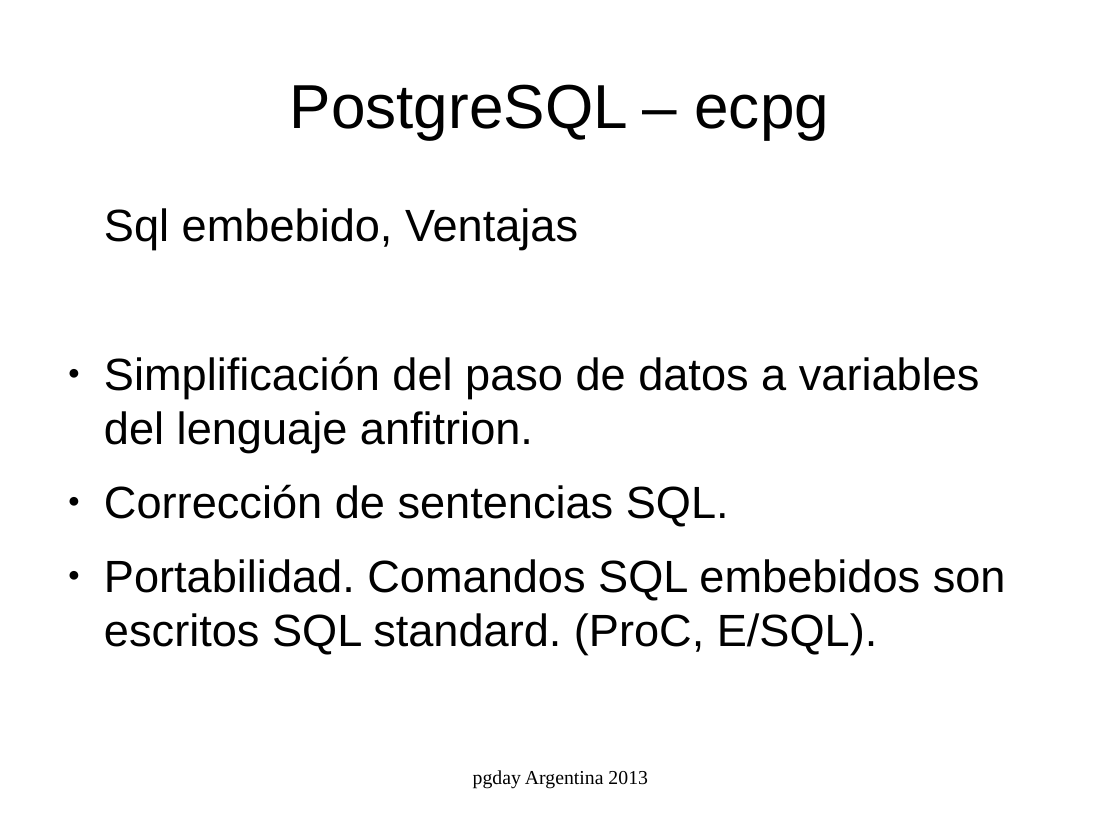
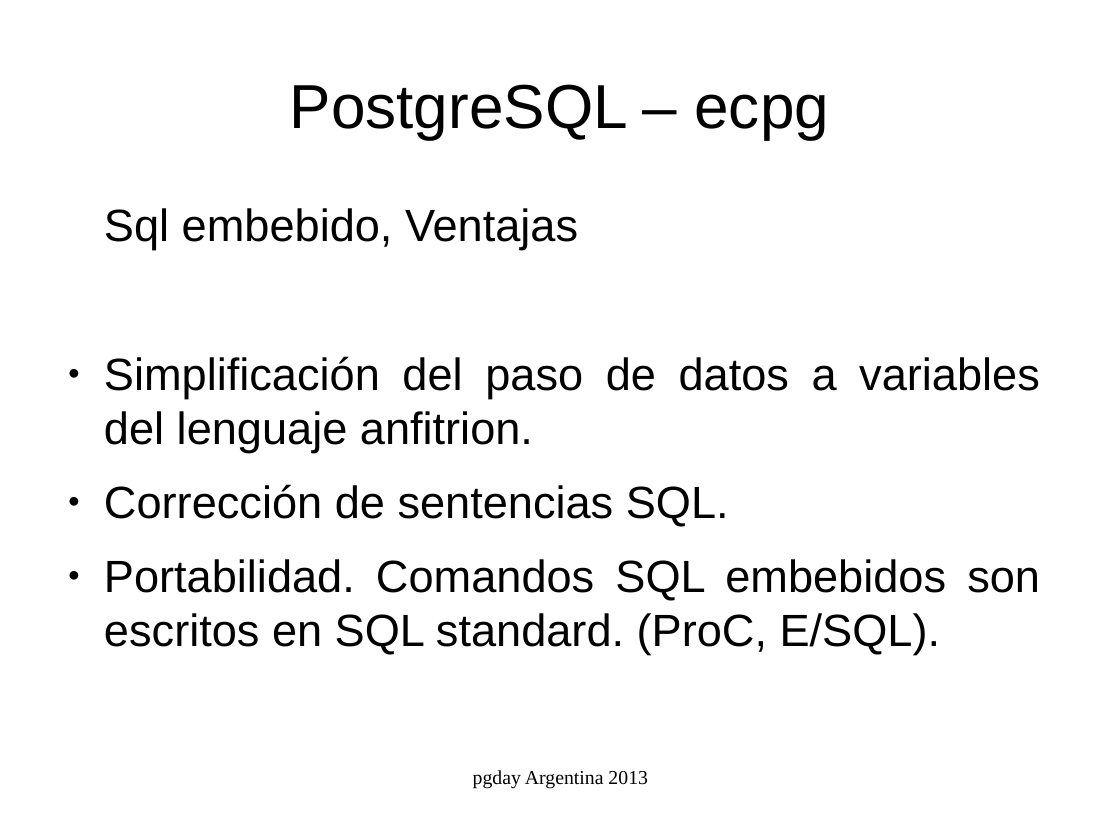
Before and after one commit to marcelorauldiaz/pgday_ecpg, a slide deck: slide 2 of ecpg.odp. Drawn at 1120x840 pixels with LibreOffice and Linux fonts; fonts in the diff are those of the drawing. Boxes give left, top, right and bottom in pixels: in the first picture for what was removed or moved away, otherwise in the second. Text is boxed around its words. In the diff, an @@ line names an element or a change of style, - is before the commit and + after.

Commit message:
presentacion

```diff
--- a/ecpg.odp
+++ b/ecpg.odp
@@ text at (x1=104, y1=356, x2=1040, y2=527): alignment left to justified @@
@@ text at (x1=104, y1=559, x2=1040, y2=655): text changed @@
-● Portabilidad. Comandos SQL embebidos son escritos SQL standard. (ProC, E/SQL).
+● Portabilidad. Comandos SQL embebidos son escritos en SQL standard. (ProC, E/SQL).
```
Also in this commit, not shown: 4 other slides changed, 5 slides added, 7 other files.
